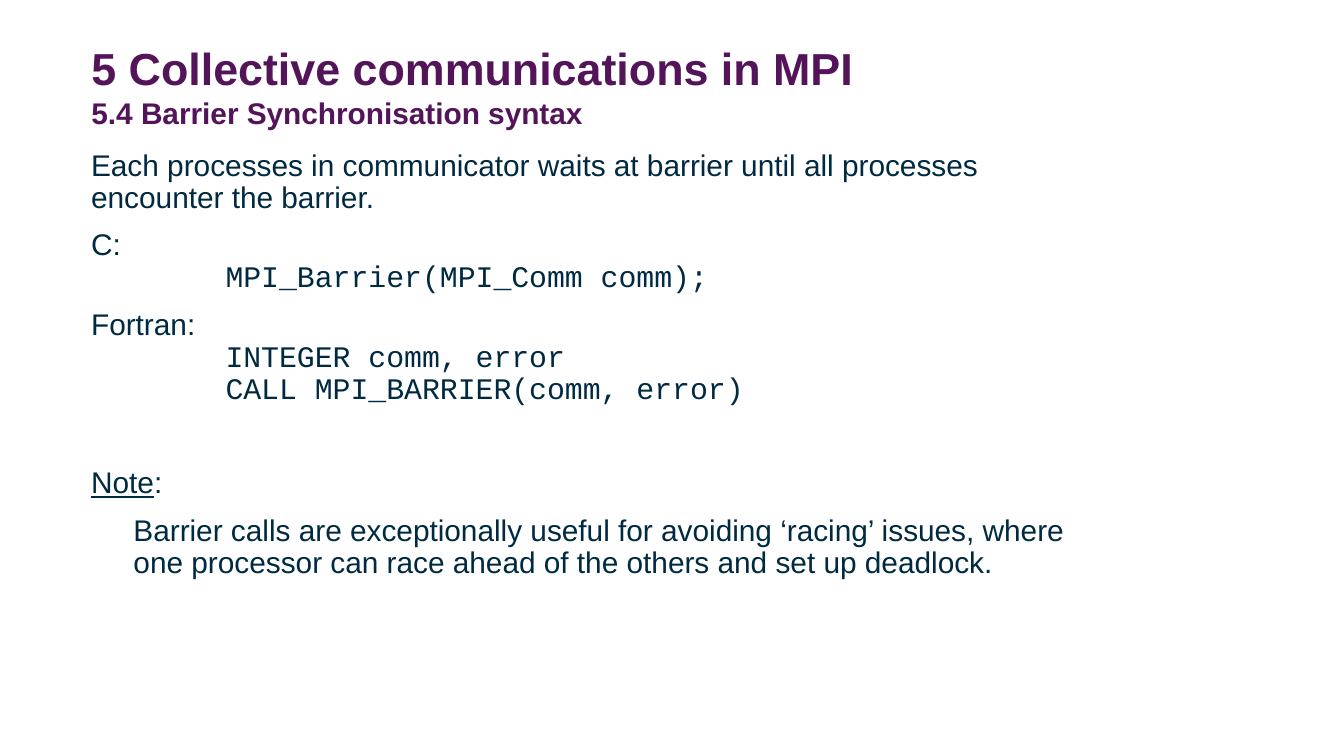
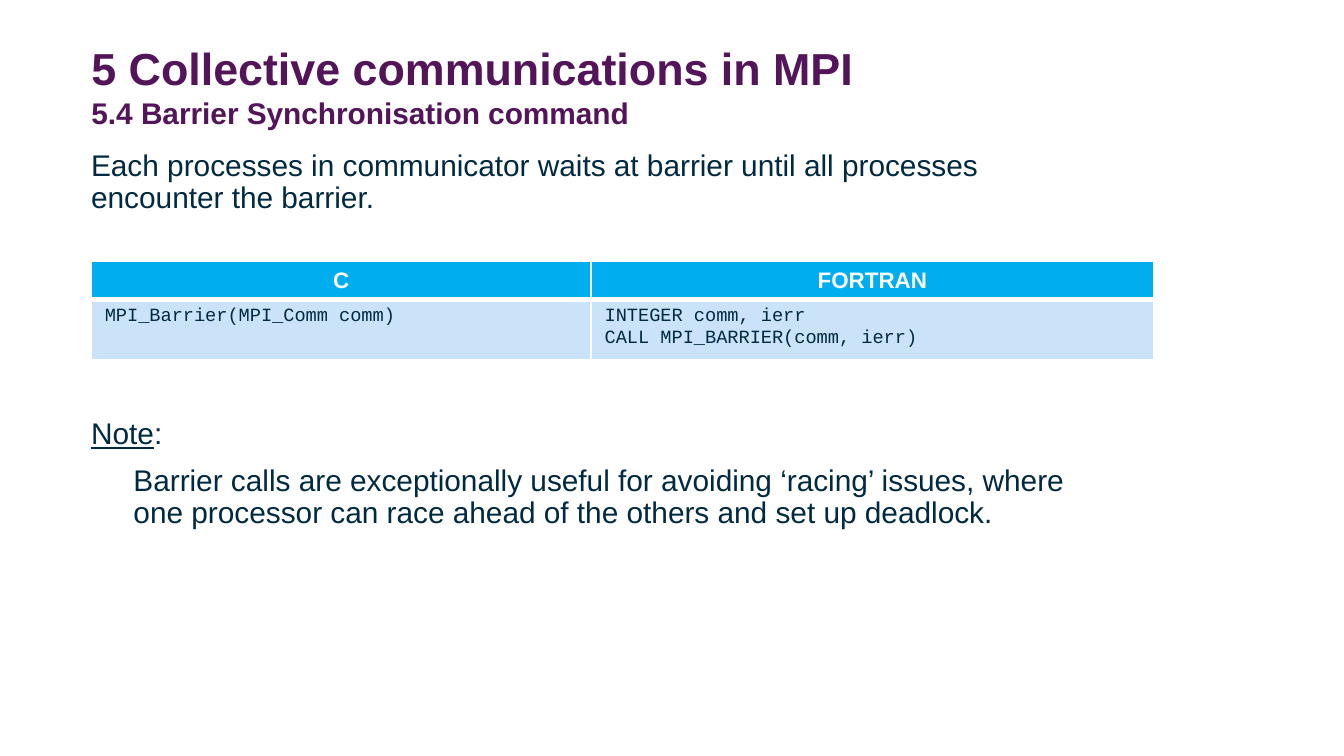
Before and after one commit to DurhamARC-Training/BasicParallelProgramming, a slide deck: slide 62 of OpenMPMPIShortCourse_Spring2026.odp (slide 61 before the commit). Drawn at 1344x756 pixels with LibreOffice and Linux fonts; fonts in the diff are those of the drawing; background and template pictures are left out. Boxes give left, top, right and bottom in pixels: in the first picture for what was removed or moved away, otherwise in the second. Text is boxed around its words. In the diff, an @@ line names an element or a change of style, - is before the commit and + after.

Commit message:
Improve MPI slides: edit some for P2P comms and add some figures for collect. comms

```diff
--- a/OpenMPMPIShortCourse_Spring2026.odp
+++ b/OpenMPMPIShortCourse_Spring2026.odp
@@ title at [91, 52, 853, 129]: text changed @@
-5 Collective communications in MPI
-5.4 Barrier Synchronisation syntax
+5 Collective communications in MPI
+5.4 Barrier Synchronisation command
@@ text at [91, 234, 743, 406]: paragraphs removed @@
-C:
-MPI_Barrier(MPI_Comm comm);
-Fortran:
-INTEGER comm, error
-CALL MPI_BARRIER(comm, error)
@@ table added at [91, 261, 1153, 359], 2 rows, 2 columns @@
+C | FORTRAN
+MPI_Barrier(MPI_Comm comm) | INTEGER comm, ierr / CALL MPI_BARRIER(comm, ierr)
```
Also in this commit, not shown: 19 other slides changed, 6 slides added, 1 slide removed, 1 other file.
